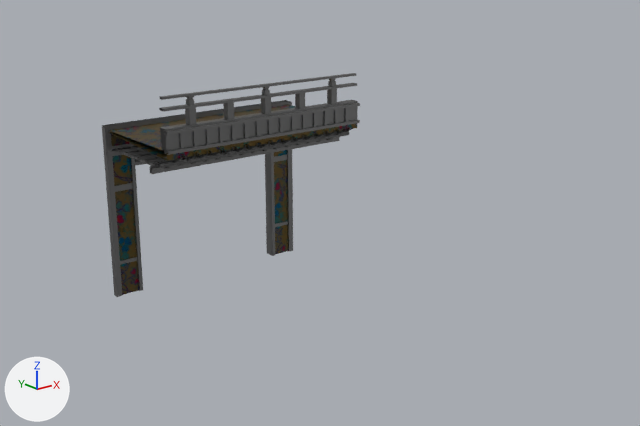
Renders of the FBX model Assets/Props/Floor 1/Models/FL1_Main_Entrance.fbx from each side of a commit.
Before and after are seen from a 50 mm lens placed at (-10.84, -18.01, 8.02), pointed at (0.14, -4.29, 2.53). Every picture has the same lights, and +X, +Y and +Z are marked at lower left. Where no turn or scale is listed for an object, it has been applied to the vertices. Vertices at the same position are counted once.

The older version as bpy lines, for what is in view:
```python
me_sm_fl1_main_entrance_001 = bpy.data.meshes.new('SM_FL1_Main_Entrance.001')
me_sm_fl1_main_entrance_001.from_pydata(...)  # 1002 vertices, 448 faces; spans x -2.57..2.56, y -2.8..0.16, z 0.0..5.01
# faces by material slot: [435, 13]
me_sm_fl1_main_entrance_001.materials.append(mat_wood_external_floor_001)  # grey #808080
me_sm_fl1_main_entrance_001.materials.append(mat_paint_floor_001)
ob_fl1_main_entrance = bpy.data.objects.new('FL1_Main_Entrance', me_sm_fl1_main_entrance_001)
ob_fl1_main_entrance.location = (0.0, 0.0, 0.0)
```
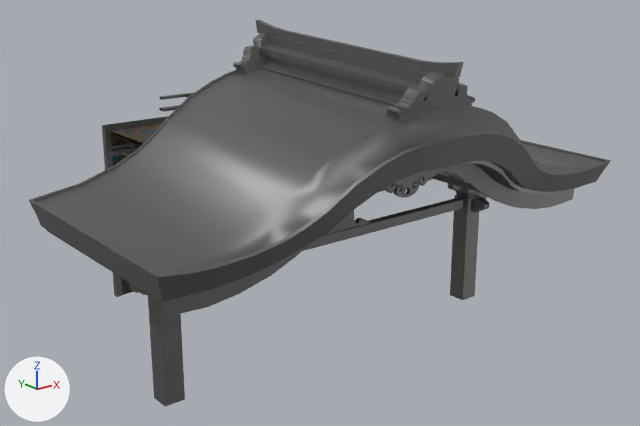
Edits to the bpy script that builds the scene:
```text
Add mat_m_parallax_shadows2:
    mat_m_parallax_shadows2 = principled_material('M_Parallax_Shadows2')
    mat_m_parallax_shadows2.base_color = (0.216, 0.216, 0.216)  # grey #808080
    mat_m_parallax_shadows2.metallic = 1.0
    mat_m_parallax_shadows2.roughness = 0.553
Add mat_wood_2:
    mat_wood_2 = principled_material('Wood_2')
    mat_wood_2.base_color = (0.216, 0.216, 0.216)  # grey #808080
    mat_wood_2.metallic = 1.0
    mat_wood_2.roughness = 0.553
Change me_sm_fl1_main_entrance_001:
    used by ob_fl1_main_entrance; location = (0.0, 0.0, 0.0)
    remove me_sm_fl1_main_entrance_001.from_pydata(...)  # 1002 vertices, 448 faces; spans x -2.57..2.56, y -2.8..0.16, z 0.0..5.01
    add me_sm_fl1_main_entrance_001.from_pydata(...)  # 6177 vertices, 5731 faces; spans x -5.37..5.46, y -8.13..0.16, z -0.12..6.33
    me_sm_fl1_main_entrance_001 part 1: 5175 vertices added at x -5.37..5.46, y -8.13..-2.37, z -0.12..6.33
    add me_sm_fl1_main_entrance_001.materials.append(mat_m_parallax_shadows2)  # grey #808080
    add me_sm_fl1_main_entrance_001.materials.append(mat_wood_2)  # grey #808080
```

Boxes (x1, y1, x2, y2) around the edits, measured in the pictures (640 x 426 px):
'FL1_Main_Entrance', reshaped (125% wider, 72% taller)
    before: (102, 73, 360, 297)
    after: (29, 20, 611, 406)
part 1 of me_sm_fl1_main_entrance_001, added
    after: (29, 20, 611, 406)
